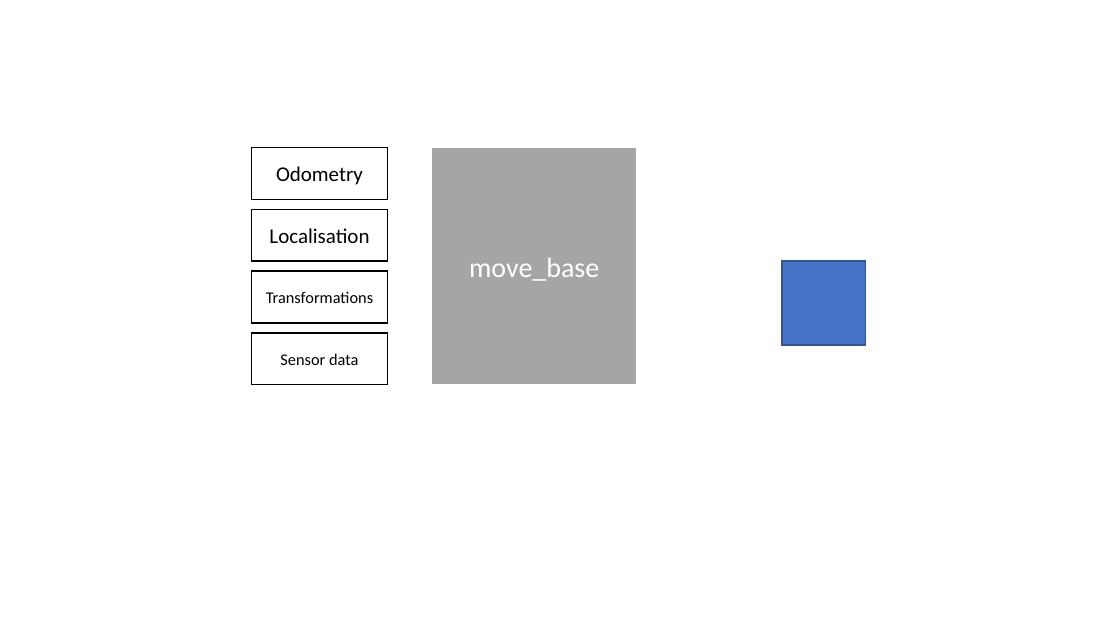
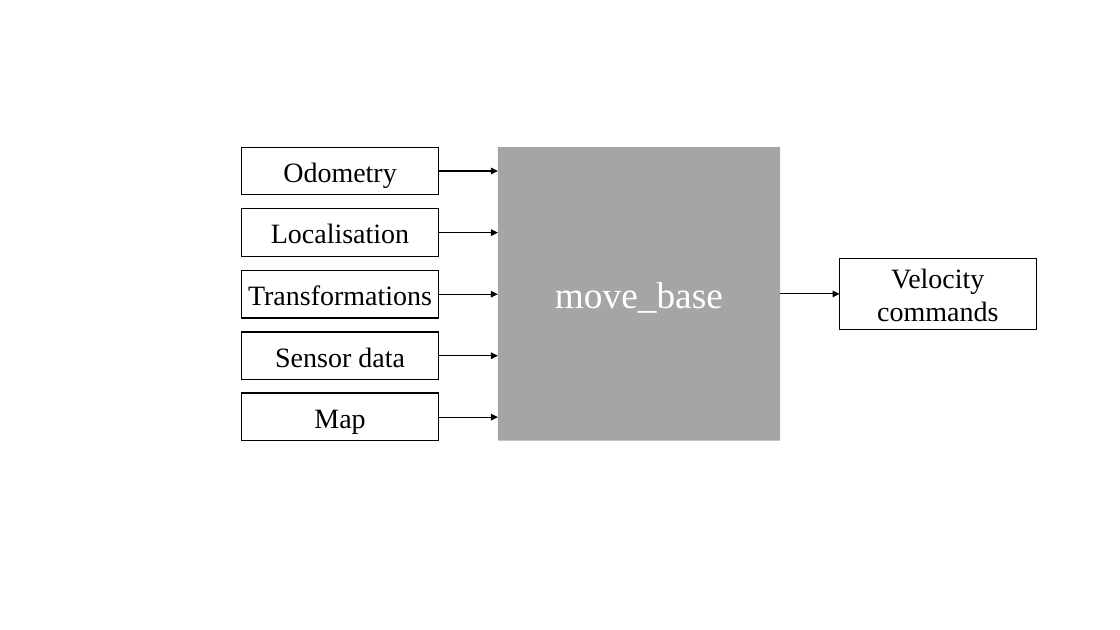
Before and after one commit to jensdehoog95/MAP2017, a slide deck: slide 1 of Paper/Metadata/Navstack.pptx. Drawn at 1120x630 pixels with LibreOffice and Linux fonts; fonts in the diff are those of the drawing. Boxes give left, top, right and bottom in pixels: in the first picture for what was removed or moved away, otherwise in the second. Text is boxed around its words. In the diff, an @@ line names an element or a change of style, - is before the commit and + after.

```diff
--- a/Paper/Metadata/Navstack.pptx
+++ b/Paper/Metadata/Navstack.pptx
@@ rectangle "Odometry": place and size @@
-rectangle "Odometry" at [251, 147, 388, 199]
+rectangle "Odometry" at [242, 147, 439, 195]
@@ rectangle "Odometry" at [242, 147, 439, 195]: size 18 to 24 pt, font Calibri to Times New Roman @@
@@ rectangle "move_base": place and size @@
-rectangle "move_base" at [431, 147, 637, 385]
+rectangle "move_base" at [498, 147, 781, 440]
@@ rectangle "move_base" at [498, 147, 781, 440]: size 24 to 32 pt, font Calibri to Times New Roman; outline #FFFFFF 1.5 pt to none @@
@@ arrow added from (416, 171) to (498, 171), #000000 1 pt @@
@@ rectangle "Localisation" at [242, 209, 439, 257]: size 18 to 24 pt, font Calibri to Times New Roman @@
@@ rectangle "Localisation": place and size @@
-rectangle "Localisation" at [251, 209, 388, 261]
+rectangle "Localisation" at [242, 209, 439, 257]
@@ arrow added from (420, 233) to (498, 233), #000000 1 pt @@
@@ rectangle removed at [782, 261, 866, 345] @@
@@ rectangle added at [839, 259, 1036, 330], fill #FFFFFF, outline #000000 1 pt, 24 pt, text #000000 @@
+Velocity
+commands
@@ rectangle "Transformations" at [242, 271, 439, 318]: size 14 to 24 pt, font Calibri to Times New Roman @@
@@ rectangle "Transformations": place and size @@
-rectangle "Transformations" at [251, 271, 388, 323]
+rectangle "Transformations" at [242, 271, 439, 318]
@@ arrow added from (416, 294) to (498, 294), #000000 1 pt @@
@@ arrow added from (758, 294) to (839, 294), #000000 1 pt @@
@@ rectangle "Sensor data": place and size @@
-rectangle "Sensor data" at [251, 333, 388, 385]
+rectangle "Sensor data" at [242, 332, 439, 380]
@@ rectangle "Sensor data" at [242, 332, 439, 380]: size 14 to 24 pt, font Calibri to Times New Roman @@
@@ arrow added from (416, 356) to (498, 356), #000000 1 pt @@
@@ rectangle added at [242, 393, 439, 441], fill #FFFFFF, outline #000000 1 pt, 24 pt, text #000000 @@
+Map
@@ arrow added from (416, 418) to (498, 418), #000000 1 pt @@
```
Also in this commit, not shown: 1 other file.
